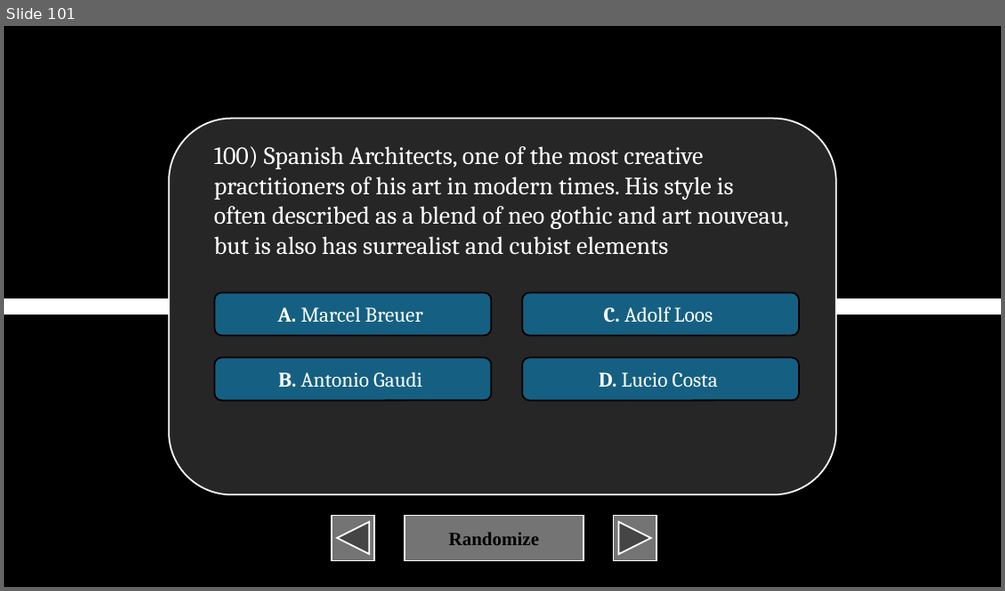
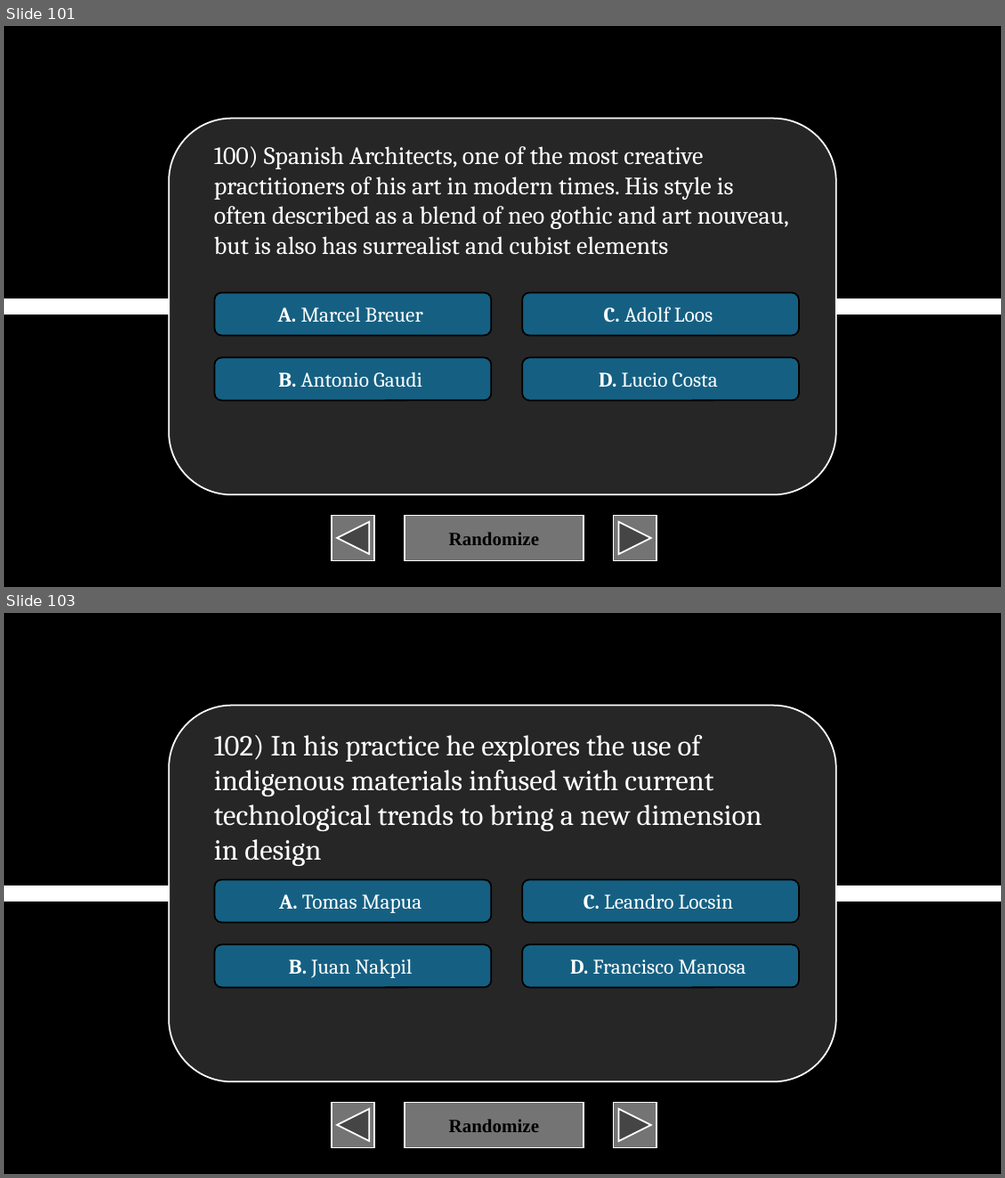
Before and after one commit to XIvanSolomonX/Archi-Reviewer, a slide deck: TOA.pptm. Shown one above the other, each under a label of ours: slide 101 before the commit, slides 101 and 103 after it; the slides between them are not shown. The pictures are 1005x591 and 1005x1178 pixels, drawn with LibreOffice and Linux fonts; fonts in the diff are those of the drawing. Boxes give left, top, right and bottom in pixels: in the first picture for what was removed or moved away, otherwise in the second. Text is boxed around its words. In the diff, an @@ line names an element or a change of style, - is before the commit and + after.

```diff
--- a/TOA.pptm
+++ b/TOA.pptm
@@ slide 103 added at (4, 613, 1001, 1174), background #000000 @@
@@ rounded rectangle added at (169, 705, 835, 1081), fill #262626, outline #FFFFFF 1.5 pt @@
@@ text added at (214, 735, 762, 866), 28 pt, text #FFFFFF @@
+102) In his practice he explores the use of indigenous materials infused with current technological trends to bring a new dimension in design
@@ rounded rectangle added at (215, 879, 492, 922), fill #156082, outline #000000 1.5 pt, 20 pt, text #FFFFFF @@
+A. Tomas Mapua
@@ rounded rectangle added at (522, 879, 799, 922), fill #156082, outline #000000 1.5 pt, 20 pt, text #FFFFFF @@
+C. Leandro Locsin
@@ line added from (4, 893) to (1001, 893), #FFFFFF 16 pt @@
@@ rounded rectangle added at (215, 944, 492, 987), fill #156082, outline #000000 1.5 pt, 20 pt, text #FFFFFF @@
+B. Juan Nakpil
@@ rounded rectangle added at (522, 944, 799, 987), fill #156082, outline #000000 1.5 pt, 20 pt, text #FFFFFF @@
+D. Francisco Manosa
@@ action button back previous added at (332, 1102, 374, 1148), fill #747474, outline #FFFFFF 1.5 pt @@
@@ action button blank added at (404, 1102, 583, 1148), fill #747474, outline #FFFFFF 1.5 pt, 18 pt, text #000000, bold @@
+Randomize
@@ action button forward next added at (614, 1102, 656, 1148), fill #747474, outline #FFFFFF 1.5 pt @@
```
Also in this commit, not shown: 1 slide changed, 49 other slides added, 1 other file.
